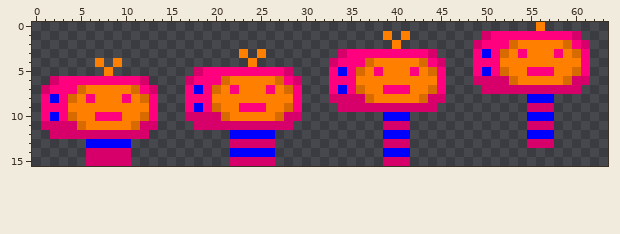
One commit to this pixel-art sprite: src/components/Enemy/BounceBot/assets/jumping-angry.png. The picture above was drawn from the file before the commit.
The file is 64x16 pixels.
And afterwards:
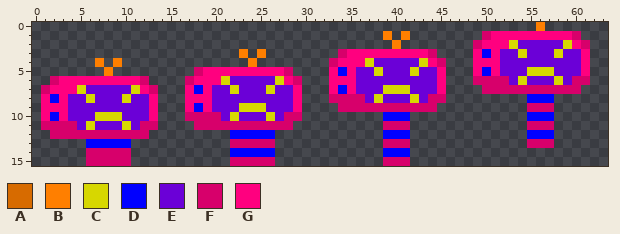
Palette (. is transparent): A #d76b00  B #ff7f00  C #d7d700  D #0000ff  E #6b00d7  F #d7006b  G #ff007f
Commit message: Improved the angry state sprites for all enemy types.
The exact change:
{"y":2,"x":53,"old":"ABBBBBA","new":"CEEEEEC"}
{"y":3,"x":52,"old":"ABGBBBGBA","new":"EECEEECEE"}
{"y":4,"x":37,"old":"ABBBBBA","new":"CEEEEEC"}
{"y":4,"x":52,"old":"BBBBBBBBB","new":"EEEEEEEEE"}
{"y":5,"x":36,"old":"ABGBBBGBA","new":"EECEEECEE"}
{"y":5,"x":52,"old":"ABBGGGBBA","new":"EEECCCEEE"}
{"y":6,"x":21,"old":"ABBBBBA","new":"CEEEEEC"}
{"y":6,"x":36,"old":"BBBBBBBBB","new":"EEEEEEEEE"}
{"y":6,"x":53,"old":"ABBBBBA","new":"ECEEECE"}
{"y":7,"x":5,"old":"ABBBBBA","new":"CEEEEEC"}
{"y":7,"x":20,"old":"ABGBBBGBA","new":"EECEEECEE"}
{"y":7,"x":36,"old":"ABBGGGBBA","new":"EEECCCEEE"}
{"y":8,"x":4,"old":"ABGBBBGBA","new":"EECEEECEE"}
{"y":8,"x":20,"old":"BBBBBBBBB","new":"EEEEEEEEE"}
{"y":8,"x":37,"old":"ABBBBBA","new":"ECEEECE"}
{"y":9,"x":4,"old":"BBBBBBBBB","new":"EEEEEEEEE"}
{"y":9,"x":20,"old":"ABBGGGBBA","new":"EEECCCEEE"}
{"y":10,"x":4,"old":"ABBGGGBBA","new":"EEECCCEEE"}
{"y":10,"x":21,"old":"ABBBBBA","new":"ECEEECE"}
{"y":11,"x":5,"old":"ABBBBBA","new":"ECEEECE"}
{"label":"changed","picture_box":[500,40,581,85]}
{"label":"changed","picture_box":[356,58,437,103]}
{"label":"changed","picture_box":[212,76,293,121]}
{"label":"changed","picture_box":[68,85,149,130]}
